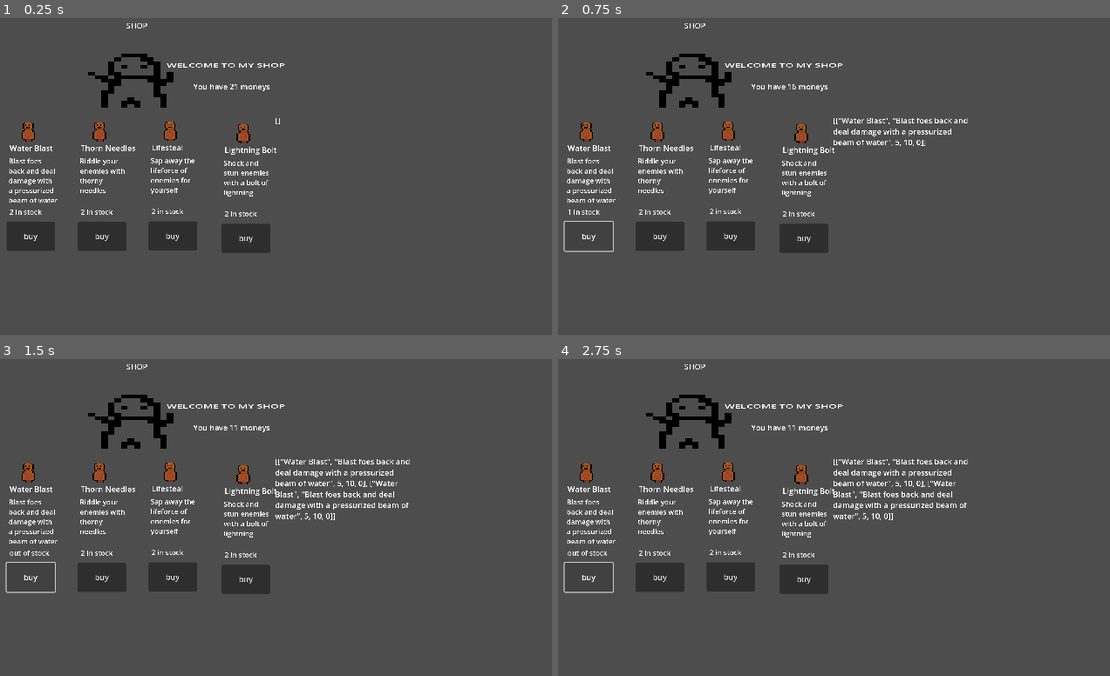
Above: before the commit, frames 1-4 (two rows, left to right).
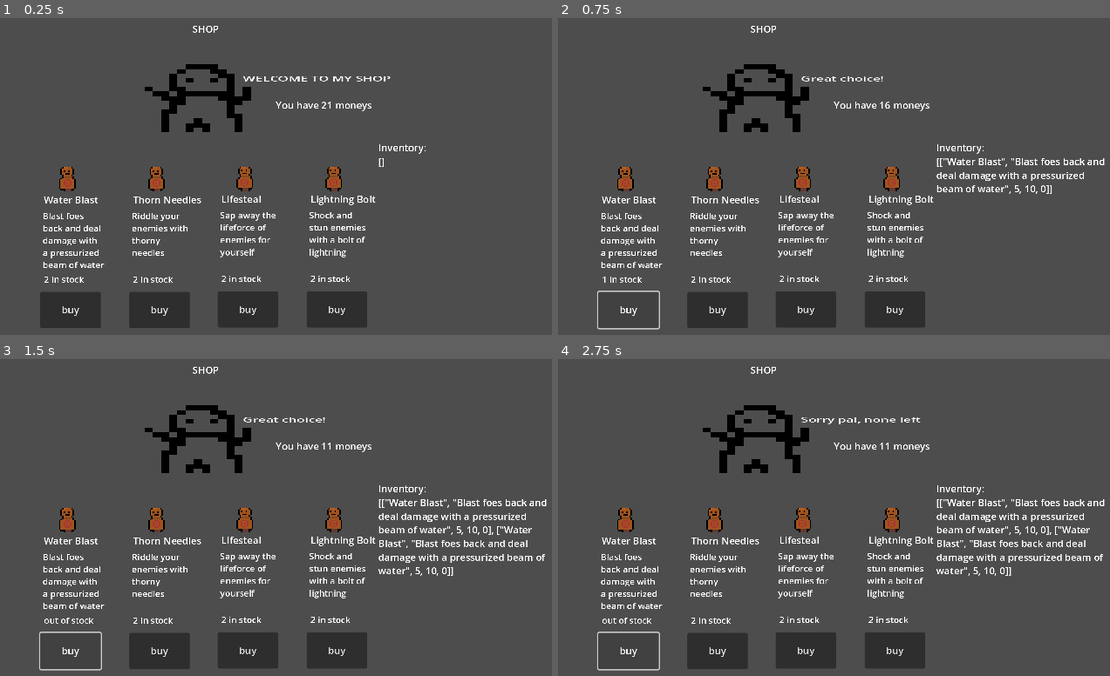
Above: after the commit, the same moments.

Repository: CoderXam/UntitledGameJame104
Game: Godot game, scene res://Scenes/shop/shop_scene.tscn
Same seed, same stepped clock (60 frames per second), same inputs: the game is played once before the commit and once after it.
Inputs:
- Up to frame 1 (0.25 s): no input
- Up to frame 2 (0.75 s): click "buy" at 0.5 s
- Up to frame 3 (1.5 s): click "buy" at 1.25 s
- Up to frame 4 (2.75 s): click "buy" at 2 s

The runs differ from the first frame. In frame 1, 15% of the frame differs, in the area x 1-78%, y 1-98%; in frame 2, 14%; in frame 3, 15%; in frame 4, 15%, in the area x 0-100%, y 1-99%.

Commit message:
added shopkeeper dialogue

Diff:
--- a/Scenes/shop/shop_scene.gd
+++ b/Scenes/shop/shop_scene.gd
@@ -46,11 +46,13 @@
 # Called every frame. 'delta' is the elapsed time since the previous frame.
 func _process(delta: float) -> void:
 	$Balance.text = "You have " + str(PlayerData1.currency) + " moneys"
-	$Inventory.text = str(PlayerData1.inventory)
+	$Inventory.text = "Inventory: \n"+str(PlayerData1.inventory)
 
 func _on_rune_1_pressed() -> void:
 	var rune = available[0]
 	if PlayerData1.currency >= rune[2] and stock[0] > 0:
+		# BUY RUNE
+		$Shopkeeper/Welcome.text = "Great choice!"
 		PlayerData1.currency -= rune[2]
 		PlayerData1.add_to_inventory(rune)
 		stock[0] -= 1
@@ -60,13 +62,17 @@
 			stock_text[0].text = "out of stock"
 
 		print("pruchased " + rune[0])
-		print(PlayerData1.inventory)
-	else:
-		print("not enough money or out of stock")
+		# BUY FAILED
+	elif stock[0] == 0:
+		$Shopkeeper/Welcome.text = "Sorry pal, none left"
+	elif PlayerData1.currency < rune[2]:
+		$Shopkeeper/Welcome.text = "Nothing in life is free"
 
 func _on_rune_2_pressed() -> void:
 	var rune = available[1]
 	if PlayerData1.currency >= rune[2] and stock[1] > 0:
+		# BUY RUNE
+		$Shopkeeper/Welcome.text = "Great choice!"
 		PlayerData1.currency -= rune[2]
 		PlayerData1.add_to_inventory(rune)
 		stock[1] -= 1
@@ -76,13 +82,17 @@
 			stock_text[1].text = "out of stock"
 
 		print("pruchased " + rune[0])
-		print(PlayerData1.inventory)
-	else:
-		print("not enough money or out of stock")
+	# BUY FAILED
+	elif stock[1] == 0:
+		$Shopkeeper/Welcome.text = "Sorry pal, none left"
+	elif PlayerData1.currency < rune[2]:
+		$Shopkeeper/Welcome.text = "Nothing in life is free"
 
 func _on_rune_3_pressed() -> void:
 	var rune = available[2]
 	if PlayerData1.currency >= rune[2] and stock[2] > 0:
+		# BUY RUNE
+		$Shopkeeper/Welcome.text = "Great choice!"
 		PlayerData1.currency -= rune[2]
 		PlayerData1.add_to_inventory(rune)
 		stock[2] -= 1
@@ -92,13 +102,17 @@
 			stock_text[2].text = "out of stock"
 
 		print("pruchased " + rune[0])
-		print(PlayerData1.inventory)
-	else:
-		print("not enough money or out of stock")
+	# BUY FAILED
+	elif stock[2] == 0:
+		$Shopkeeper/Welcome.text = "Sorry pal, none left"
+	elif PlayerData1.currency < rune[2]:
+		$Shopkeeper/Welcome.text = "Nothing in life is free"
 
 func _on_rune_4_pressed() -> void:
 	var rune = available[3]
 	if PlayerData1.currency >= rune[2] and stock[3] > 0:
+		# BUY RUNE
+		$Shopkeeper/Welcome.text = "Great choice!"
 		PlayerData1.currency -= rune[2]
 		PlayerData1.add_to_inventory(rune)
 		stock[3] -= 1
@@ -108,6 +122,8 @@
 			stock_text[3].text = "out of stock"
 
 		print("pruchased " + rune[0])
-		print(PlayerData1.inventory)
-	else:
-		print("not enough money or out of stock")
+	# BUY FAILED
+	elif stock[3] == 0:
+		$Shopkeeper/Welcome.text = "Sorry pal, none left"
+	elif PlayerData1.currency < rune[2]:
+		$Shopkeeper/Welcome.text = "Nothing in life is free"
--- a/Scenes/shop/shop_scene.tscn
+++ b/Scenes/shop/shop_scene.tscn
@@ -5,14 +5,14 @@
 [ext_resource type="Texture2D" uid="uid://bwdx36ilblc7j" path="res://Sprites/TestPlayerSprite.png" id="3_6yepq"]
 
 [node name="ShopScene" type="Node2D"]
-scale = Vector2(0.4, 0.4)
+scale = Vector2(0.5, 0.5)
 script = ExtResource("1_2nlhh")
 
 [node name="rune1" type="TextureRect" parent="."]
-offset_left = 324.0
-offset_top = 228.0
-offset_right = 364.0
-offset_bottom = 268.0
+offset_left = 320.0
+offset_top = 257.0
+offset_right = 360.0
+offset_bottom = 297.0
 texture = ExtResource("2_eub30")
 
 [node name="buy" type="Button" parent="rune1"]
@@ -57,10 +57,10 @@
 text = "1 In stock"
 
 [node name="rune2" type="TextureRect" parent="."]
-offset_left = 471.0
-offset_top = 228.0
-offset_right = 511.0
-offset_bottom = 268.0
+offset_left = 467.0
+offset_top = 257.0
+offset_right = 507.0
+offset_bottom = 297.0
 texture = ExtResource("2_eub30")
 
 [node name="buy" type="Button" parent="rune2"]
@@ -105,10 +105,10 @@
 text = "1 In stock"
 
 [node name="rune3" type="TextureRect" parent="."]
-offset_left = 617.0
-offset_top = 227.0
-offset_right = 657.0
-offset_bottom = 267.0
+offset_left = 613.0
+offset_top = 256.0
+offset_right = 653.0
+offset_bottom = 296.0
 texture = ExtResource("2_eub30")
 
 [node name="buy" type="Button" parent="rune3"]
@@ -153,10 +153,10 @@
 text = "1 In stock"
 
 [node name="rune4" type="TextureRect" parent="."]
-offset_left = 768.0
-offset_top = 232.0
-offset_right = 808.0
-offset_bottom = 272.0
+offset_left = 760.0
+offset_top = 256.0
+offset_right = 800.0
+offset_bottom = 296.0
 texture = ExtResource("2_eub30")
 
 [node name="buy" type="Button" parent="rune4"]
